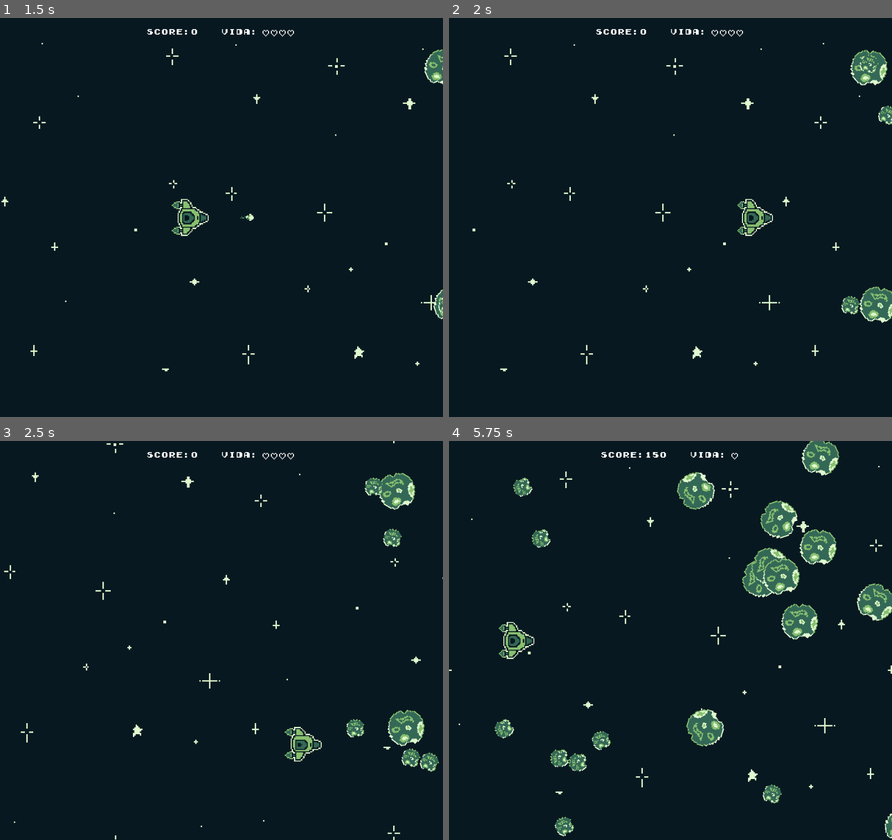
Above: before the commit, frames 1-4 (two rows, left to right).
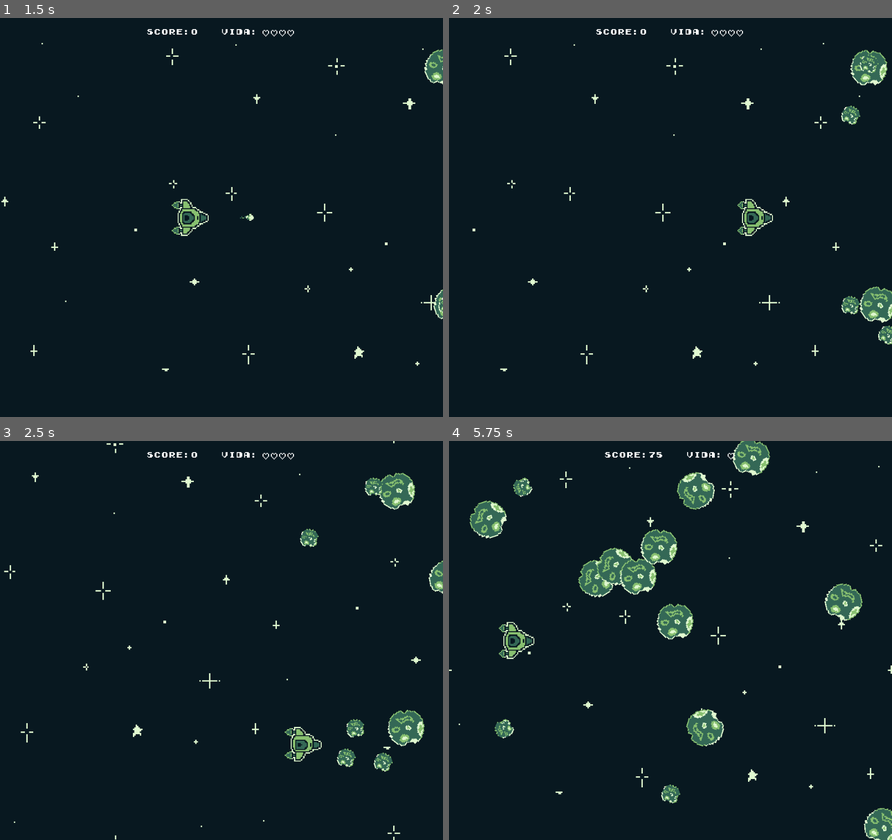
Above: after the commit, the same moments.

Repository: kawasousa/NavineaInfinity
Game: Godot game, scene res://scenes/start_menu.tscn
The game is run twice, just before and just after one commit, with the same random seed, the same clock (stepped at 60 frames per second) and the same inputs.
Inputs:
- Up to frame 1 (1.5 s): click "Novo Jogo" at 0.5 s; hold Right (ui_right) from 1.28 s (still down); tap K (shoot) at 1.35 s
- Up to frame 2 (2 s): keep holding Right (ui_right)
- Up to frame 3 (2.5 s): release Right (ui_right) at 2.03 s; hold Down (ui_down) from 2.03 s (still down); tap K (shoot) at 2.1 s
- Up to frame 4 (5.75 s): release Down (ui_down) at 2.78 s; hold Right (ui_right) 2.78-3.53 s; tap K (shoot) every 0.75 s from 2.85 to 5.1 s; hold Up (ui_up) 3.53-4.28 s; hold Left (ui_left) from 4.28 s (still down)

Frame 1 is identical in both runs. In frame 2, 0.4% of the frame differs, in the area x 88-100%, y 21-82%; in frame 3, 1.1%; in frame 4, 10%, in the area x 4-100%, y 0-100%.

Commit message:
score system updated

Diff:
--- a/Navinea Infinity/scenes/level.tscn
+++ b/Navinea Infinity/scenes/level.tscn
@@ -39,7 +39,6 @@
 autostart = true
 
 [node name="increase_ast_speed_timer" type="Timer" parent="."]
-wait_time = 2.0
 autostart = true
 
 [node name="hud" type="CanvasLayer" parent="."]
--- a/Navinea Infinity/scenes/ship.tscn
+++ b/Navinea Infinity/scenes/ship.tscn
@@ -83,7 +83,7 @@
 
 [sub_resource type="Animation" id="Animation_mgsfp"]
 resource_name = "damage_animation"
-length = 0.8
+length = 0.4
 tracks/0/type = "value"
 tracks/0/imported = false
 tracks/0/enabled = true
@@ -91,7 +91,7 @@
 tracks/0/interp = 1
 tracks/0/loop_wrap = true
 tracks/0/keys = {
-"times": PackedFloat32Array(0, 0.2, 0.4, 0.6, 0.8),
+"times": PackedFloat32Array(0, 0.1, 0.2, 0.3, 0.4),
 "transitions": PackedFloat32Array(1, 1, 1, 1, 1),
 "update": 0,
 "values": [Color(1, 1, 1, 1), Color(1, 1, 1, 0), Color(1, 1, 1, 1), Color(1, 1, 1, 0), Color(1, 1, 1, 1)]
--- a/Navinea Infinity/scripts/Global.gd
+++ b/Navinea Infinity/scripts/Global.gd
@@ -1,5 +1,6 @@
 extends Node
 
 var level_node: Level
+var ship_node = null
 var explosion_node = null
 var game_over: bool = false
--- a/Navinea Infinity/scripts/asteroid.gd
+++ b/Navinea Infinity/scripts/asteroid.gd
@@ -45,4 +45,4 @@
 	# Define a veloicidade do asteroide baseada em qual asteroid foi criado
 	speed = Global.level_node.speed_factor * -100 * chosen_asteroid_index
 	# Define a quantidade de pontos baseada em qual asteroid foi criado
-	points_by_asteroid += chosen_asteroid_index * 50
+	points_by_asteroid += chosen_asteroid_index * 25
--- a/Navinea Infinity/scripts/level.gd
+++ b/Navinea Infinity/scripts/level.gd
@@ -7,6 +7,7 @@
 @onready var hit_points_label: Label = $hud/CenterContainer/HBoxContainer/hit_points
 @onready var score_label: Label = %score
 @onready var score_points: int = 0
+var high_score: int = 0
 var explosion = Global.explosion_node
 var score_draw: int = 0
 var displacement: int = 0
@@ -19,16 +20,17 @@
 	Global.game_over = false
 	Global.level_node = self
 
-func _process(delta) -> void:
+func _process(_delta) -> void:
 	move_backgroung()
 	update_score()
 	update_hit_points()
-	if ship_life == 0:
-		game_over_menu.show_game_over_screen()
 
 ## Subtrai a vida da nave
 func subtract_ship_life() -> void:
 	ship_life -= 1
+	Global.ship_node.play_damage_animation()
+	if ship_life == 0:
+		game_over_menu.show_game_over_screen()
 	# tocar a animação de dano da ship
 
 ## Controla o nascimento dos asteróides em uma posição aleatória
@@ -40,7 +42,7 @@
 ## Timer que controla a velocidade dos asteroids criados
 func _on_increase_ast_speed_timer_timeout() -> void:
 	speed_factor += 1
-	speed_factor = min(speed_factor, 10)
+	speed_factor = min(speed_factor, 15)
 
 ## Adiciona pontos ao nível
 func add_points(points: int) -> void:
--- a/Navinea Infinity/scripts/ship.gd
+++ b/Navinea Infinity/scripts/ship.gd
@@ -1,12 +1,15 @@
 extends CharacterBody2D
 
 @onready var sprite = $AnimatedSprite2D
+@onready var animation_player = $AnimationPlayer
 @onready var game_over_menu = $"../game_over_menu"
 var max_shoot = 4
 const SPEED = 30000
 const RECOIL = -4000
 const PRE_SHOOT = preload("res://scenes/shoot.tscn")
 
+func _ready():
+	Global.ship_node = self
 
 func _physics_process(delta):
 	## Mantem a nave dentro dos limites da tela
@@ -16,8 +19,9 @@
 	var _canMove = true
 	var _canShoot = true
 
-	if Global.game_over:_canMove = false
-	if Global.game_over: _canShoot = false
+	if Global.game_over:
+		_canMove = false
+		_canShoot = false
 
 	if _canMove:
 		movement(delta)
@@ -33,6 +37,8 @@
 			shoot.global_position = Vector2(global_position.x + 56, global_position.y)
 			shoot.add_to_group("PlayerProjectiles")
 
+func play_damage_animation() -> void:
+	animation_player.play("damage_animation")
 
 ## Movemento da nave
 func movement(delta):
